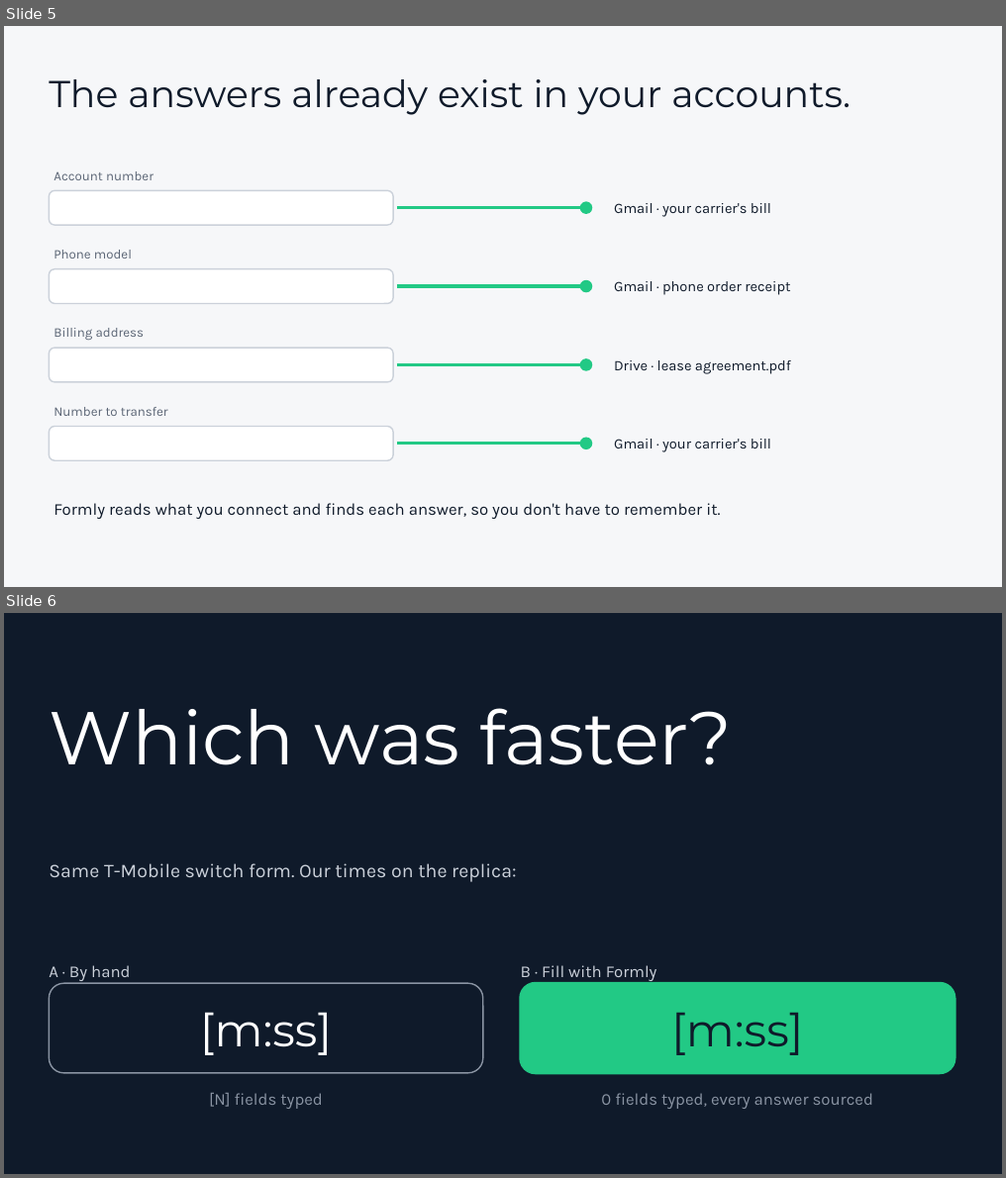
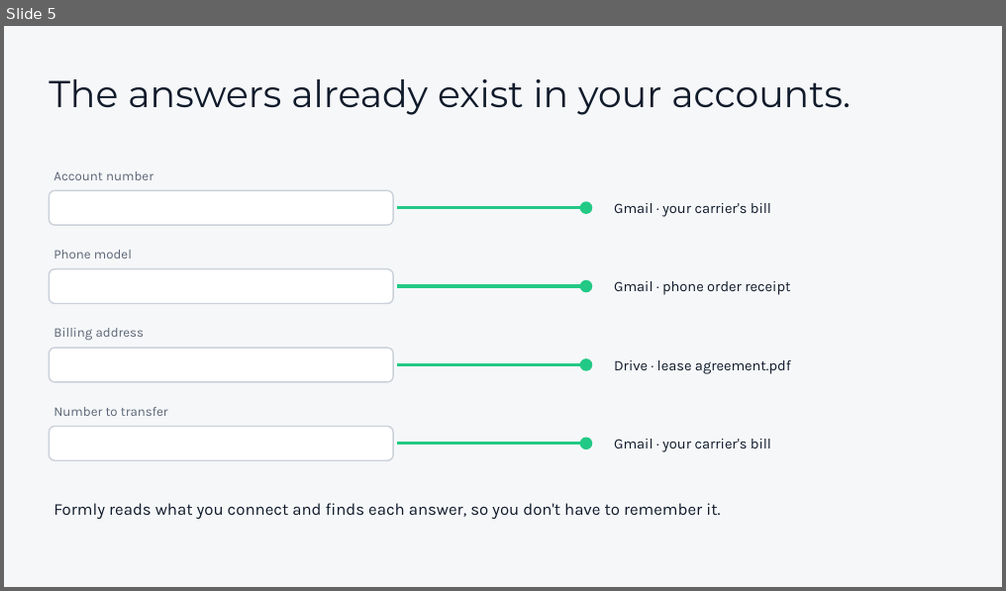
Before and after one commit to salvobonsma/DubHacks2026, a slide deck: deck/Formly-deck.pptx. Shown one above the other, each under a label of ours: slides 5 and 6 before the commit, slide 5 after it. The pictures are 1006x1178 and 1006x591 pixels, drawn with LibreOffice and Linux fonts; fonts in the diff are those of the drawing. Boxes give left, top, right and bottom in pixels: in the first picture for what was removed or moved away, otherwise in the second. Text is boxed around its words. In the diff, an @@ line names an element or a change of style, - is before the commit and + after.

```diff
--- a/deck/Formly-deck.pptx
+++ b/deck/Formly-deck.pptx
@@ slide 6 removed at <box>4,613,1002,1174</box>, background #0F1A2A @@
@@ text removed at <box>49,708,732,765</box> @@
-Which was faster?
@@ text removed at <box>49,863,516,882</box> @@
-Same T-Mobile switch form. Our times on the replica:
@@ text removed at <box>49,965,130,981</box> @@
-A · By hand
@@ text removed at <box>521,965,657,981</box> @@
-B · Fill with Formly
@@ rounded rectangle removed at <box>49,983,483,1073</box> @@
@@ rounded rectangle removed at <box>520,983,954,1073</box> @@
@@ text removed at <box>200,1012,332,1056</box> @@
-[m:ss]
@@ text removed at <box>671,1012,803,1056</box> @@
-[m:ss]
@@ text removed at <box>209,1093,322,1109</box> @@
-[N] fields typed
@@ text removed at <box>601,1093,873,1109</box> @@
-0 fields typed, every answer sourced
```
Also in this commit, not shown: 4 slides changed, 4 other files.
